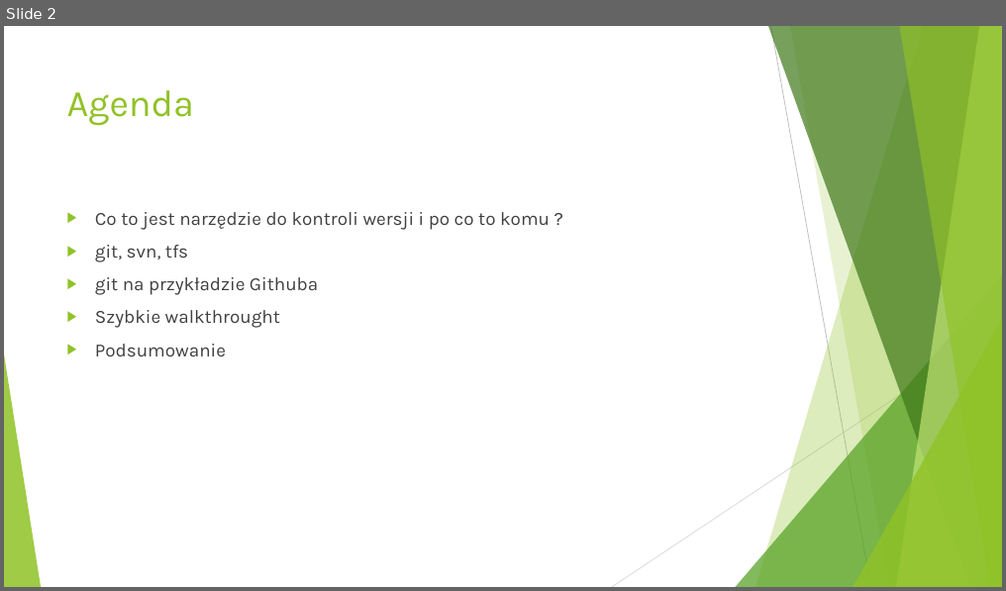
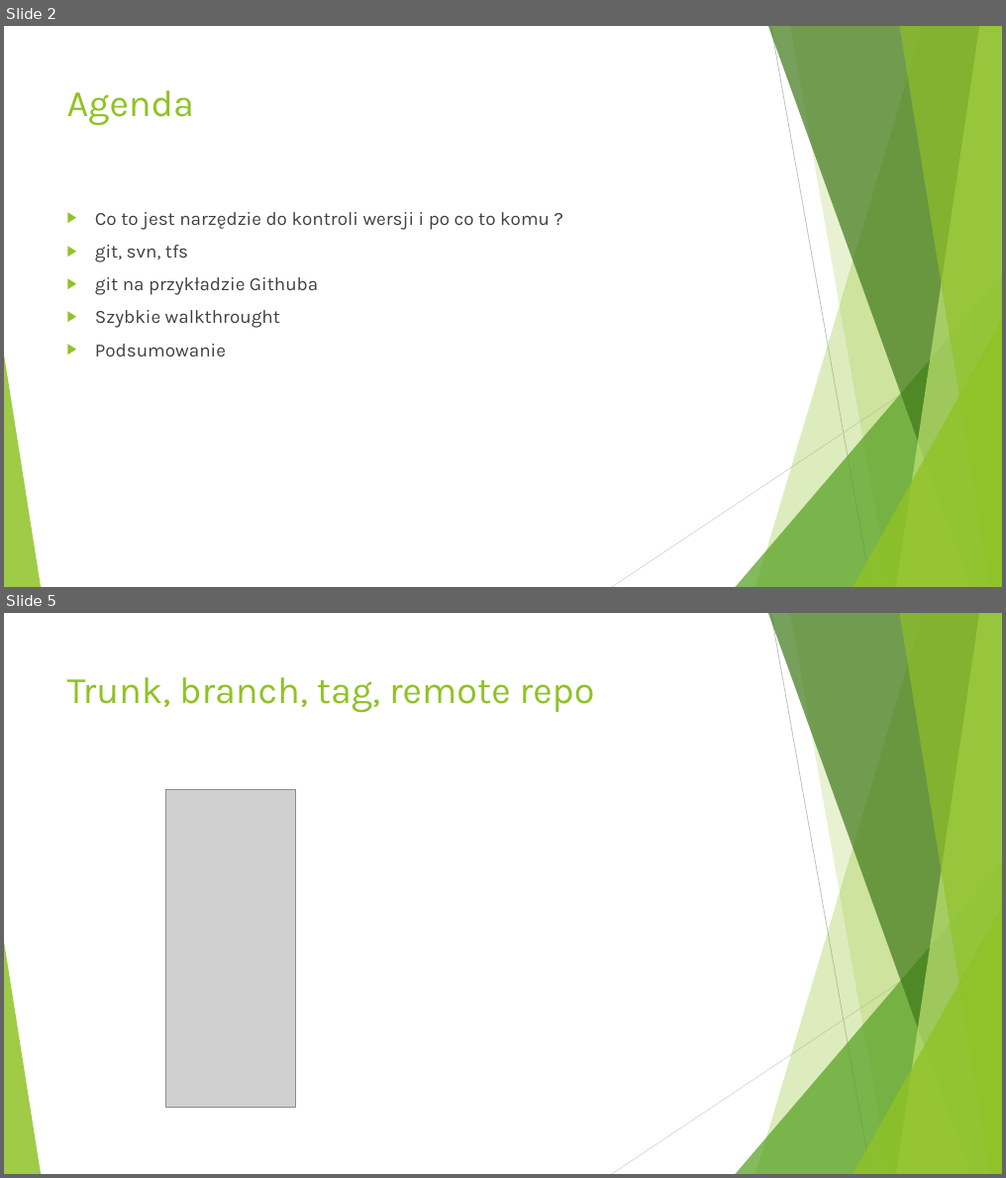
Before and after one commit to pawelsawicz/Presentations, a slide deck: SourceControl/slides.pptx. Shown one above the other, each under a label of ours: slide 2 before the commit, slides 2 and 5 after it; the slides between them are not shown. The pictures are 1006x591 and 1006x1178 pixels, drawn with LibreOffice and Linux fonts; fonts in the diff are those of the drawing; grey boxes stand for pictures. Boxes give left, top, right and bottom in pixels: in the first picture for what was removed or moved away, otherwise in the second. Text is boxed around its words. In the diff, an @@ line names an element or a change of style, - is before the commit and + after.

```diff
--- a/SourceControl/slides.pptx
+++ b/SourceControl/slides.pptx
@@ slide 5 added at (4, 613, 1002, 1174), background #FFFFFF; not listed: 10 template elements that a slide beside it also shows @@
@@ title added at (67, 677, 595, 713), 36 pt, text #90C226 @@
+Trunk, branch, tag, remote repo
@@ picture added at (165, 789, 295, 1107) @@
```
Also in this commit, not shown: 1 slide changed, 2 other slides added.
